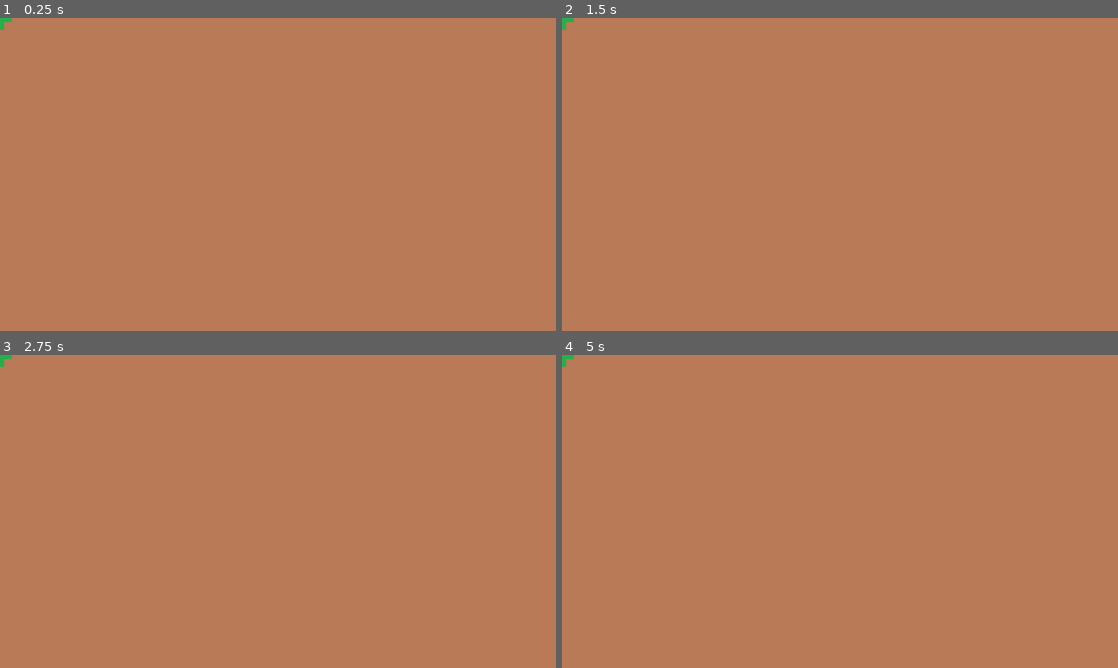
Above: before the commit, frames 1-4 (two rows, left to right).
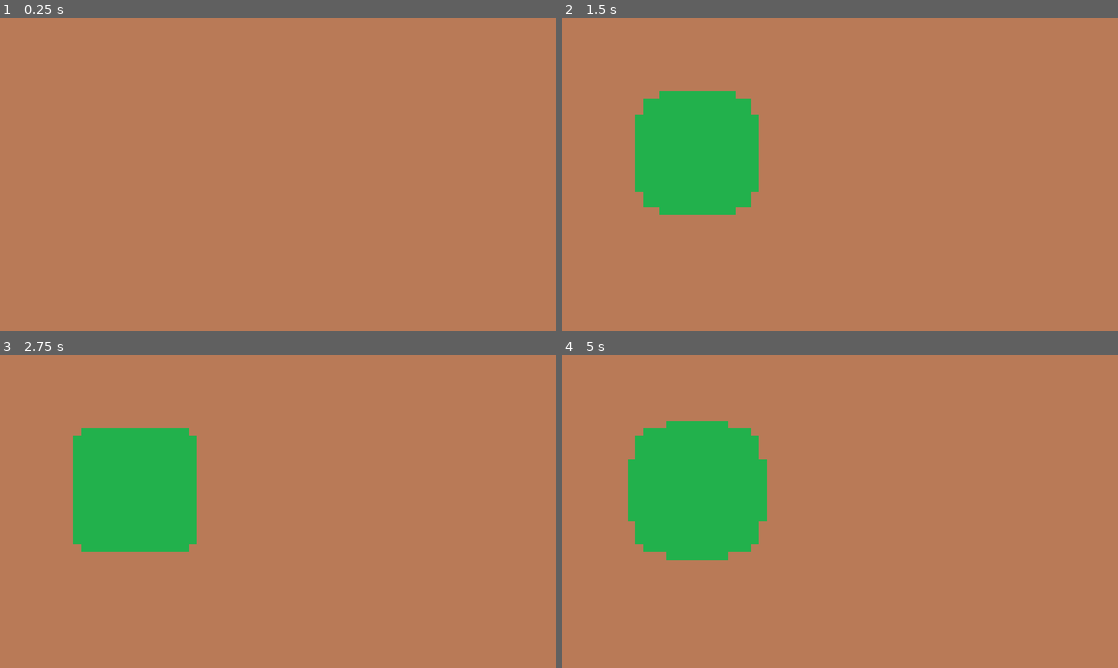
Above: after the commit, the same moments.

Repository: MBerkayY33/Gaypcan
Game: Godot game, scene res://scenes/mahmut.tscn
Two runs of this game, one before a commit and one after it. Both use one fixed random seed, a clock stepped at 60 frames per second and the inputs below.
Inputs:
- Up to frame 1 (0.25 s): no input
- Up to frame 2 (1.5 s): tap Enter at 0.5 s; tap Space at 1.25 s
- Up to frame 3 (2.75 s): tap Enter at 2 s
- Up to frame 4 (5 s): tap Space at 2.75 s; tap Enter at 3.5 s

The runs differ from the first frame. In frame 1, less than 0.1% of the frame differs, in the area x 0-3%, y 0-4%; in frame 2, 8.1%; in frame 3, 8.7%; in frame 4, 9.8%, in the area x 0-37%, y 0-66%.

Commit message:
unoptimized map

Diff:
--- a/ga/scripts/Map.gd
+++ b/ga/scripts/Map.gd
@@ -7,9 +7,14 @@
 
 
 const VERIM_ESIK := 0.3
-const VERIM_ARTIS := 0.05
+const VERIM_ARTIS := 1
 const VERIM_AZALIS := 0.02
 
+const BIYOM_YESIL_ESIK := 0.6
+const BIYOM_KAHVE_ESIK := 0.4
+
+var biome: PackedByteArray          # her hücrede şu an hangi biyom
+var degisenler: PackedInt32Array    # bu adımda değişen hücrelerin index'leri
 
 var nem:       PackedFloat32Array
 var nem_update:PackedFloat32Array
@@ -24,6 +29,7 @@
 	gunes.resize(n)
 	verim.resize(n)
 	nem_update.resize(n)
+	biome.resize(n)
 
 
 var img = Image.create(Width,Height,false,Image.FORMAT_RGB8)
@@ -33,6 +39,10 @@
 func produce_ground():
 	pass
 
+func test_lekesi() -> void:
+	for y in range(10, 26):
+		for x in range(10, 26):
+			nem[y * Width + x] = 1.0
 
 func verim_guncelleme(dt: float) -> void:
 	for i in verim.size():
@@ -41,6 +51,13 @@
 		elif nem[i] < VERIM_ESIK:
 			verim[i] -= VERIM_AZALIS * (VERIM_ESIK - nem[i]) / VERIM_ESIK * dt
 		verim[i] = clampf(verim[i], 0.0, 1.0)
+
+		if biome[i] == 0 and verim[i] > BIYOM_YESIL_ESIK:
+			biome[i] = 1
+			degisenler.append(i)
+		elif biome[i] == 1 and verim[i] < BIYOM_KAHVE_ESIK:
+			biome[i] = 0
+			degisenler.append(i)
 
 func yayilim_fonksiyonu(dt: float) -> void:
 	nem_update.fill(0.0)
--- a/ga/scripts/world.gd
+++ b/ga/scripts/world.gd
@@ -5,24 +5,35 @@
 const STEP_SIZE := 1.0/REFRESH_SPEED
 var accumlation := 0.0
 var map : Map
-# Called when the node enters the scene tree for the first time.
+
+const ATLAS_COORD = [Vector2i(0,0),Vector2i(1,0)]
+
+@onready var ground: TileMapLayer = $Ground
+
 func _ready() -> void:
 	print("ok")
 	map = Map.new()
-
-	var ground := $Ground
+	map.test_lekesi()
 	print(ground.tile_set)
 
 	for y in map.Height:
 		for x in map.Width:
 			ground.set_cell(Vector2i(x, y), 0, Vector2i(0, 0))
 	print(ground.get_used_cells().size())
-	ground.set_cell(Vector2i(0, 0), 0, Vector2i(1, 0))
-	ground.set_cell(Vector2i(1, 0), 0, Vector2i(1, 0))
-	ground.set_cell(Vector2i(0, 1), 0, Vector2i(1, 0))
+
 
 func _process(delta: float) -> void:
 	accumlation += delta
 	while accumlation > (STEP_SIZE):
 		accumlation -= (STEP_SIZE)
+		var t := Time.get_ticks_usec()
 		map.yayilim_fonksiyonu(STEP_SIZE)
+		map.verim_guncelleme(STEP_SIZE)
+		print((Time.get_ticks_usec() - t) / 1000.0, " ms")
+
+		for i in map.degisenler:
+			var x := i % map.Height
+			var y := i / map.Width
+			var tile_type = ATLAS_COORD[map.biome[i]]
+			ground.set_cell(Vector2i(x,y),0, tile_type)
+		map.degisenler.clear()
